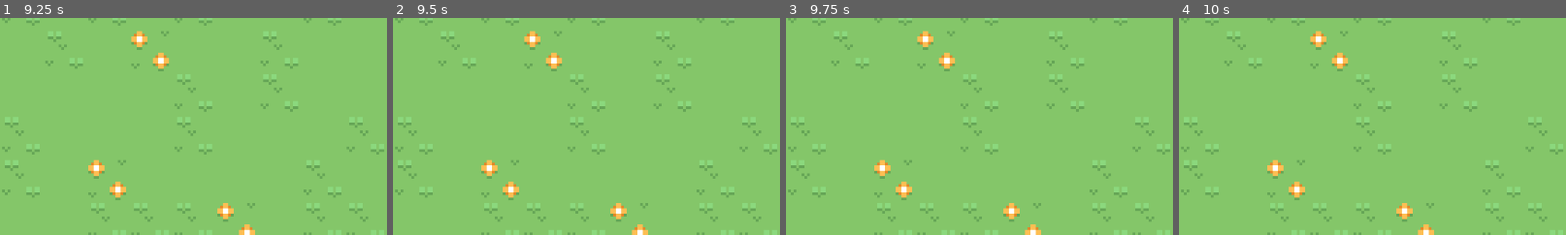
Above: before the commit, frames 1-4 (left to right).
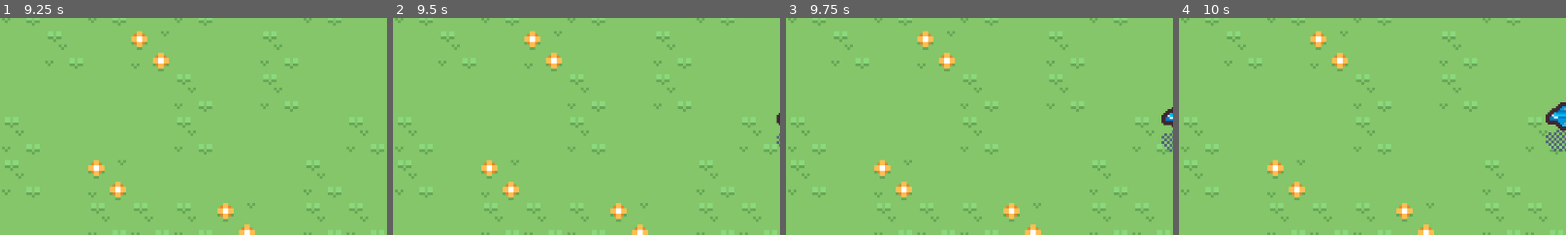
Above: after the commit, the same moments.

Repository: SpaceAgeX/TowerDefense
Game: Godot game, scene res://Main/Main.tscn
The game is run twice, just before and just after one commit, with the same random seed, the same clock (stepped at 60 frames per second) and the same inputs.
Inputs (mouse positions are % of the whole screen's width and height, from its top left):
- Up to frame 1 (9.25 s): click "Town" at 0.5 s; click "Factory" at 1.25 s; click "Silo" at 2 s; click "Town" at 2.75 s; click "Factory" at 3.5 s; click "Silo" at 4.25 s; click "Town" at 5 s; click "Factory" at 5.75 s; click "Silo" at 6.5 s; tap Enter at 7.25, 8.75 s; move the mouse to (36, 45) at 7.27 s; click (36, 45) at 7.35 s; tap Space at 8 s; move the mouse to (36, 55) at 8.02 s; click (36, 55) at 8.1 s; move the mouse to (42, 35) at 8.77 s; click (42, 35) at 8.85 s
- Up to frame 2 (9.5 s): no input
- Up to frame 3 (9.75 s): tap Space at 9.5 s; move the mouse to (42, 45) at 9.52 s; click (42, 45) at 9.6 s
- Up to frame 4 (10 s): no input
The pictures show only the part of the screen within x 50-100%, y 28-78%; the shares and areas given below are measured in that part.

Frame 1 is identical in both runs. In frame 2, less than 0.1% of the frame differs, in the area x 98-100%, y 43-60%; in frame 3, 0.3%; in frame 4, 0.7%, in the area x 94-100%, y 38-62%.

Commit message:
Added Basic Enemy Behavior; Move To A Target, Spawn Randomly

Diff:
--- a/BuildTile/BuildTile.gd
+++ b/BuildTile/BuildTile.gd
@@ -13,6 +13,9 @@
 
 var placeable = true
 var InArea = false
+
+var health = 10
+var damage = 0
 
 @export var type:Types = Types.EMPTY
 
--- /dev/null
+++ b/Enemy.gd
@@ -0,0 +1,33 @@
+extends CharacterBody2D
+
+
+const SPEED = 50.0
+
+var health = 10.0
+var damage = 0
+
+var type = 0
+
+@export var Target = Vector2.ZERO
+
+func  _ready():
+	type = randi_range(0,5)
+	if type > 4 and type < 8:
+		$Sprite2D.position.y -= 20
+		$Shadow.visible = true
+	$Sprite2D.frame = type
+
+func _physics_process(delta):
+	var direction = position.direction_to(Target)
+
+
+
+	$Sprite2D.flip_h = direction.x < 0
+
+	if direction and position.distance_to(Target) > 150:
+		velocity = direction * SPEED
+	else:
+		queue_free()
+		velocity = Vector2.ZERO
+
+	move_and_slide()
--- /dev/null
+++ b/Enemy.tscn
@@ -0,0 +1,21 @@
+[gd_scene load_steps=4 format=3 uid="uid://dgcw2j0j7rouw"]
+
+[ext_resource type="Script" path="res://Enemy.gd" id="1_28cpw"]
+[ext_resource type="Texture2D" uid="uid://62e0h40yc1ak" path="res://Assets/Shadow.png" id="2_io3jh"]
+[ext_resource type="Texture2D" uid="uid://qxfejtswmio3" path="res://Assets/Enemies.png" id="2_tbtjx"]
+
+[node name="Enemy" type="CharacterBody2D"]
+script = ExtResource("1_28cpw")
+
+[node name="Shadow" type="Sprite2D" parent="."]
+visible = false
+texture_filter = 1
+position = Vector2(0, 16)
+scale = Vector2(4, 4)
+texture = ExtResource("2_io3jh")
+
+[node name="Sprite2D" type="Sprite2D" parent="."]
+texture_filter = 1
+scale = Vector2(3, 3)
+texture = ExtResource("2_tbtjx")
+hframes = 11
--- /dev/null
+++ b/Main/Enemies.gd
@@ -0,0 +1,20 @@
+extends Node2D
+
+
+var scene = preload("res://Enemy.tscn")
+var n = null
+@export var enabled = true
+
+@export var spawnDist = 1000
+
+@export var rate = 1 # over 100 chance per frame
+@export var rateIncrease = 0 #per frame
+func _ready():
+	if !enabled:
+		queue_free()
+func _physics_process(delta):
+
+	if randi_range(0, 100) < rate:
+		n = scene.instantiate()
+		n.position = (Vector2(randf_range(-1,1), randf_range(-1,1)).normalized()) * spawnDist
+		add_child(n)
--- a/Main/Main.tscn
+++ b/Main/Main.tscn
@@ -1,9 +1,10 @@
-[gd_scene load_steps=9 format=3 uid="uid://cewebeurf2hqp"]
+[gd_scene load_steps=10 format=3 uid="uid://cewebeurf2hqp"]
 
 [ext_resource type="PackedScene" uid="uid://bmcbvbgvor4d3" path="res://UI/UI.tscn" id="1_mgneh"]
 [ext_resource type="Script" path="res://Main/Main.gd" id="1_s62b8"]
 [ext_resource type="Texture2D" uid="uid://bg41ximuiq3uj" path="res://Assets/Grass.png" id="2_kpoyc"]
 [ext_resource type="PackedScene" uid="uid://cx56wmhce6ys3" path="res://BuildTile/Build_tile.tscn" id="3_oima4"]
+[ext_resource type="Script" path="res://Main/Enemies.gd" id="4_lk6ok"]
 
 [sub_resource type="TileSetAtlasSource" id="TileSetAtlasSource_sxfjl"]
 texture = ExtResource("2_kpoyc")
@@ -40,6 +41,9 @@
 format = 2
 layer_0/tile_data = PackedInt32Array(-3, 0, 65536, 65533, 0, 65536, -65538, 0, 65536, -2, 0, 65536, 65534, 0, 65536, 13 …(467 unchanged characters)…
 
+[node name="Enemies" type="Node2D" parent="."]
+script = ExtResource("4_lk6ok")
+
 [node name="UI" parent="." instance=ExtResource("1_mgneh")]
 offset_left = -576.0
 offset_top = -324.0
--- a/UI/Display.gd
+++ b/UI/Display.gd
@@ -9,4 +9,4 @@
 		tween.kill()
 		modulate = Color.WHITE
 	tween = get_tree().create_tween()
-	tween.tween_property(self, "modulate", Color.TRANSPARENT, time/2).set_trans(Tween.TRANS_EXPO)
+	tween.tween_property(self, "modulate", Color.TRANSPARENT, time).set_trans(Tween.TRANS_EXPO)
Binary file added: Assets/Enemies.png
Not shown, added: Assets/Enemies.png.import
Binary file added: Assets/Shadow.png
Not shown, added: Assets/Shadow.png.import
